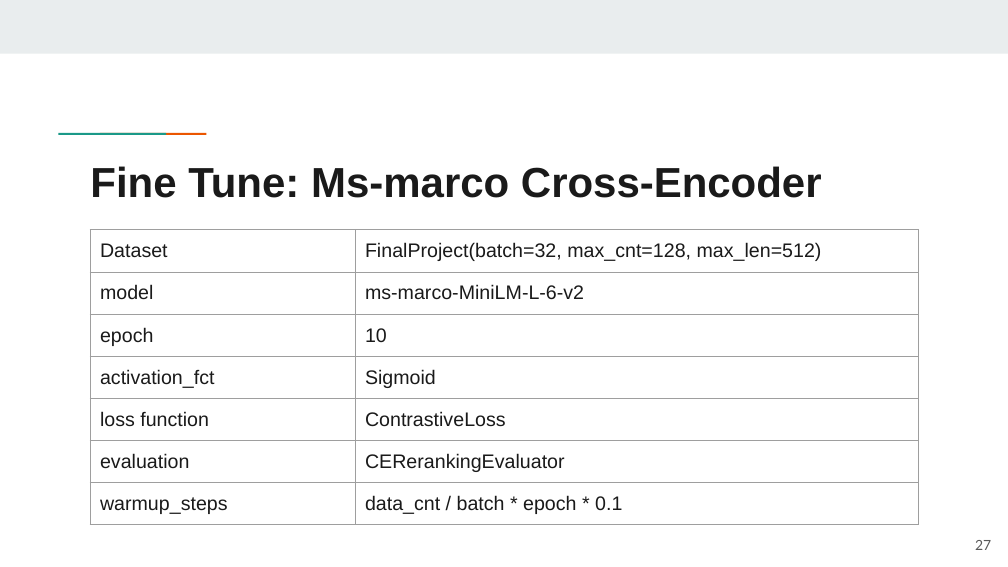
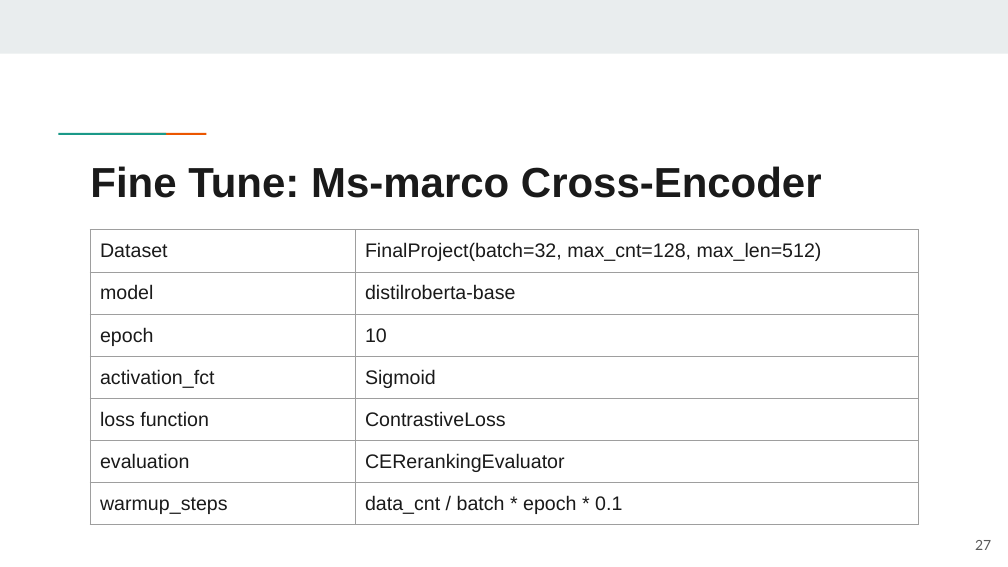
Before and after one commit to jackyh1999/NTUST, a slide deck: slide 27 of IR資訊檢索_第9組_FinalProject.pptx. Drawn at 1008x567 pixels with LibreOffice and Linux fonts; fonts in the diff are those of the drawing. Boxes give left, top, right and bottom in pixels: in the first picture for what was removed or moved away, otherwise in the second. Text is boxed around its words. In the diff, an @@ line names an element or a change of style, - is before the commit and + after.

```diff
--- a/IR資訊檢索_第9組_FinalProject.pptx
+++ b/IR資訊檢索_第9組_FinalProject.pptx
@@ table at [90,230,918,560] @@
-row 2, column 2: ms-marco-MiniLM-L-6-v2
+row 2, column 2: distilroberta-base
```
